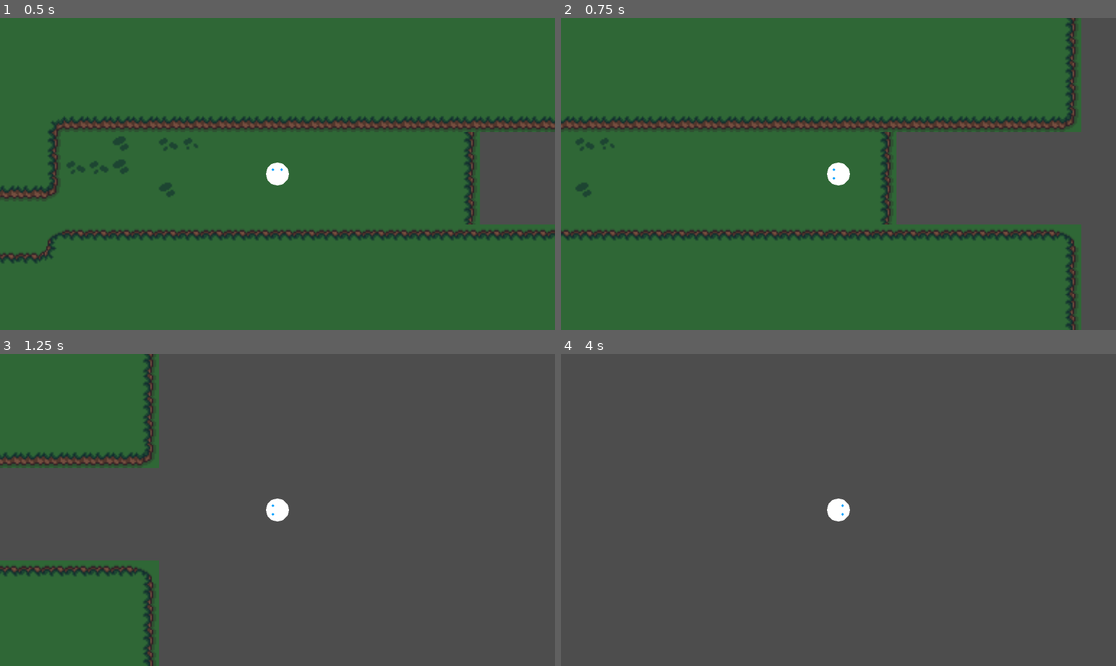
Above: before the commit, frames 1-4 (two rows, left to right).
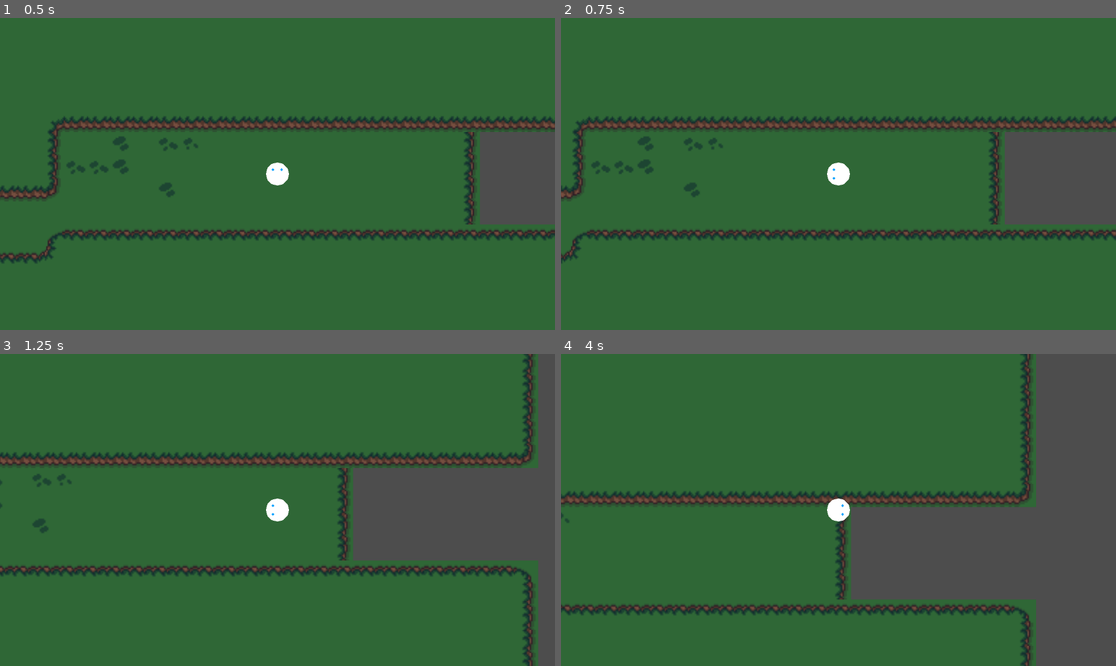
Above: after the commit, the same moments.

Repository: eliasescalante/GJ_godot_2026
Game: Godot game, scene res://src/scenes/world/Level2/Level2.tscn
The game is run twice, just before and just after one commit, with the same random seed, the same clock (stepped at 60 frames per second) and the same inputs. Sound files missing from this copy of the repository are replaced by a short silence.
Inputs:
- Up to frame 1 (0.5 s): no input
- Up to frame 2 (0.75 s): tap Enter at 0.5 s; hold Right (ui_right) from 0.53 s (still down)
- Up to frame 3 (1.25 s): keep holding Right (ui_right)
- Up to frame 4 (4 s): release Right (ui_right) at 1.28 s; hold Down (ui_down) 1.28-2.03 s; tap Space at 2 s; hold Right (ui_right) 2.03-2.78 s; hold Up (ui_up) 2.78-3.53 s; hold Left (ui_left) from 3.53 s (still down)

Frame 1 is identical in both runs. In frame 2, 15% of the frame differs, in the area x 0-100%, y 0-100%; in frame 3, 68%; in frame 4, 75%, in the area x 0-86%, y 0-100%.

Commit message:
arreglos

Diff:
--- a/src/scenes/world/Level1/level_1.tscn
+++ b/src/scenes/world/Level1/level_1.tscn
@@ -18,7 +18,7 @@
 
 [node name="Player" parent="." unique_id=2066801081 instance=ExtResource("2_35war")]
 position = Vector2(76, 77)
-SPEED = 200.0
+SPEED = 50.0
 footstep_audio_freq = 1.0
 metadata/_edit_group_ = true
 
--- a/src/scenes/world/Level2/Level2.tscn
+++ b/src/scenes/world/Level2/Level2.tscn
@@ -12,7 +12,7 @@
 
 [node name="Player" parent="." unique_id=2066801081 instance=ExtResource("2_qodj0")]
 position = Vector2(1364, 893)
-SPEED = 200.0
+SPEED = 50.0
 
 [node name="Items" type="Node2D" parent="." unique_id=57820488]
 
Binary file added: src/assets/tiles set suelo.png
Not shown, added: src/assets/tiles set suelo.png.import
